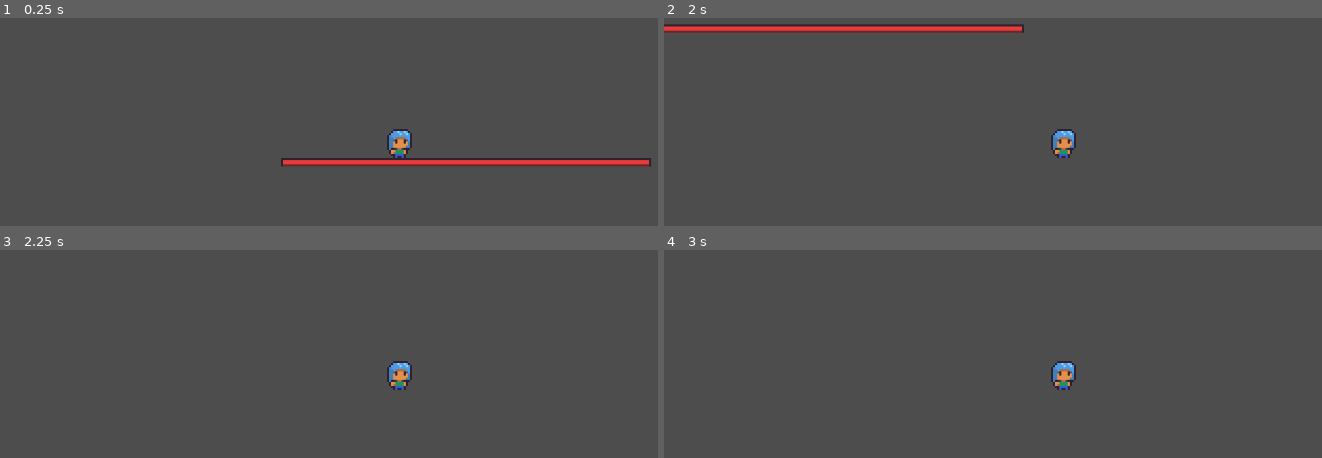
Above: before the commit, frames 1-4 (two rows, left to right).
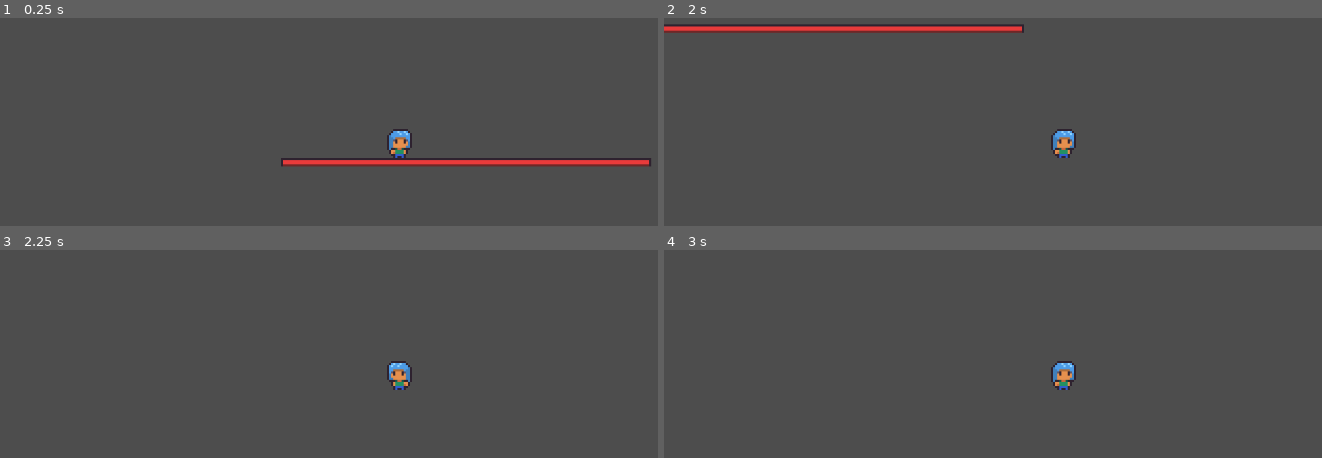
Above: after the commit, the same moments.

Repository: jakoofficial/WhenWhere
Game: Godot game, scene res://Areas/outdoors.tscn
Same seed, same stepped clock (60 frames per second), same inputs: the game is played once before the commit and once after it.
Inputs:
- Up to frame 1 (0.25 s): no input
- Up to frame 2 (2 s): tap Enter at 0.5 s; hold D (Right) from 0.53 s (still down); tap Space (Jump) at 0.6, 0.77, 1.07, 1.35, 1.52, 1.82 s
- Up to frame 3 (2.25 s): release D (Right) at 2.03 s; hold A (Left) from 2.03 s (still down); tap Space (Jump) at 2.1 s
- Up to frame 4 (3 s): tap Space (Jump) at 2.75, 2.85 s; release A (Left) at 2.78 s; hold D (Right) from 2.78 s (still down)

Frames 1-2 are identical in both runs. In frame 3, 0.2% of the frame differs, in the area x 58-63%, y 53-67%; in frame 4, nothing differs.

Commit message:
Character and controls for the character

Diff:
--- a/Nodes/kate.tscn
+++ b/Nodes/kate.tscn
@@ -1,10 +1,78 @@
-[gd_scene load_steps=4 format=3 uid="uid://le65xrix2pa6"]
+[gd_scene load_steps=9 format=3 uid="uid://le65xrix2pa6"]
 
 [ext_resource type="Script" uid="uid://cditd3blqn4an" path="res://Scripts/PlayerController.gd" id="1_faffv"]
 [ext_resource type="Texture2D" uid="uid://ph5hwhyjvw6c" path="res://Sprites/Pre-made NPCs/Female.png" id="1_uylm6"]
 
 [sub_resource type="RectangleShape2D" id="RectangleShape2D_faffv"]
 size = Vector2(8, 8)
+
+[sub_resource type="Animation" id="Animation_e1e38"]
+resource_name = "Fall"
+length = 0.0333367
+tracks/0/type = "bezier"
+tracks/0/imported = false
+tracks/0/enabled = true
+tracks/0/path = NodePath("Sprite2D:frame")
+tracks/0/interp = 1
+tracks/0/loop_wrap = true
+tracks/0/keys = {
+"handle_modes": PackedInt32Array(0),
+"points": PackedFloat32Array(6, -0.0166683, 0, 0.0166683, 0),
+"times": PackedFloat32Array(0)
+}
+
+[sub_resource type="Animation" id="Animation_i5vo6"]
+resource_name = "Jump"
+length = 0.0333367
+tracks/0/type = "bezier"
+tracks/0/imported = false
+tracks/0/enabled = true
+tracks/0/path = NodePath("Sprite2D:frame")
+tracks/0/interp = 1
+tracks/0/loop_wrap = true
+tracks/0/keys = {
+"handle_modes": PackedInt32Array(0),
+"points": PackedFloat32Array(9, -0.25, 0, 0.25, 0),
+"times": PackedFloat32Array(0)
+}
+
+[sub_resource type="Animation" id="Animation_od6sc"]
+length = 0.001
+tracks/0/type = "bezier"
+tracks/0/imported = false
+tracks/0/enabled = true
+tracks/0/path = NodePath("Sprite2D:frame")
+tracks/0/interp = 1
+tracks/0/loop_wrap = true
+tracks/0/keys = {
+"handle_modes": PackedInt32Array(0),
+"points": PackedFloat32Array(0, -0.25, 0, 0.25, 0),
+"times": PackedFloat32Array(0)
+}
+
+[sub_resource type="Animation" id="Animation_faffv"]
+resource_name = "Walk"
+length = 0.800003
+loop_mode = 1
+tracks/0/type = "bezier"
+tracks/0/imported = false
+tracks/0/enabled = true
+tracks/0/path = NodePath("Sprite2D:frame")
+tracks/0/interp = 1
+tracks/0/loop_wrap = true
+tracks/0/keys = {
+"handle_modes": PackedInt32Array(0, 0, 0, 0),
+"points": PackedFloat32Array(1, -0.25, 0, 0.25, 0, 2, -0.25, 0, 0.25, 0, 3, -0.25, 0, 0.25, 0, 4, -0.25, 0, 0.25, 0),
+"times": PackedFloat32Array(0, 0.2, 0.4, 0.6)
+}
+
+[sub_resource type="AnimationLibrary" id="AnimationLibrary_i5vo6"]
+_data = {
+&"Fall": SubResource("Animation_e1e38"),
+&"Jump": SubResource("Animation_i5vo6"),
+&"RESET": SubResource("Animation_od6sc"),
+&"Walk": SubResource("Animation_faffv")
+}
 
 [node name="Kate" type="CharacterBody2D"]
 script = ExtResource("1_faffv")
@@ -20,3 +88,8 @@
 
 [node name="Camera2D" type="Camera2D" parent="."]
 zoom = Vector2(3, 3)
+
+[node name="AnimationPlayer" type="AnimationPlayer" parent="."]
+libraries = {
+&"": SubResource("AnimationLibrary_i5vo6")
+}
--- a/Scripts/PlayerController.gd
+++ b/Scripts/PlayerController.gd
@@ -4,6 +4,8 @@
 @export var jump_force: float = -250
 @export_range(0.0, 1.0) var friction = 0.1
 @export_range(0.0 , 1.0) var acceleration = 0.25
+
+@onready var anim_player: AnimationPlayer = $AnimationPlayer
 
 var grav: float = 980
 var move: Vector2
@@ -17,6 +19,8 @@
 	else:
 		velocity.y += (grav*1.5) * delta
 	if move.x != 0:
+		if move.x < 0: $Sprite2D.flip_h = true
+		else: $Sprite2D.flip_h = false
 		velocity.x = lerp(velocity.x, move.x * move_speed, acceleration)
 	else:
 		velocity.x = lerp(move.x, 0.0, friction)
